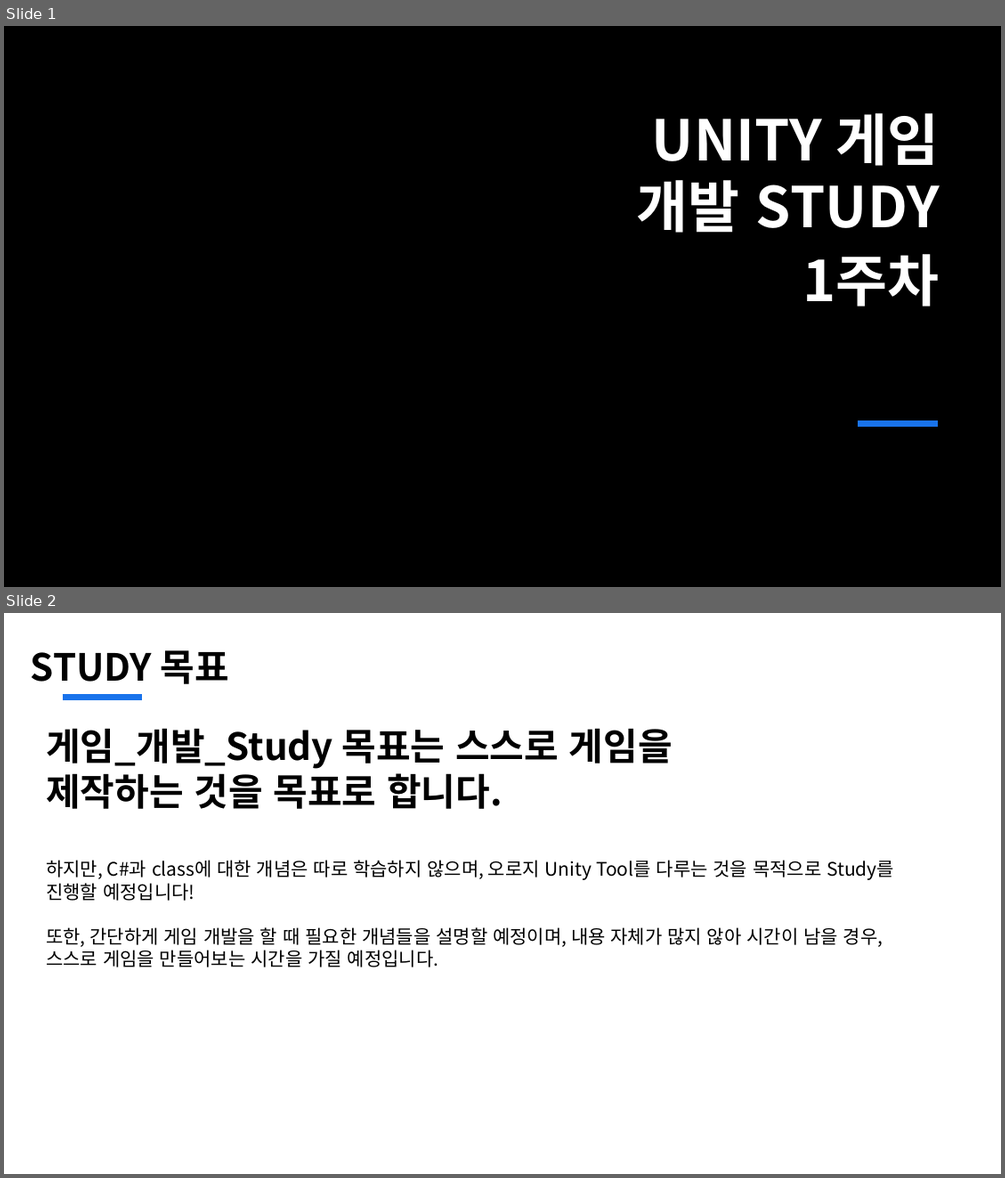
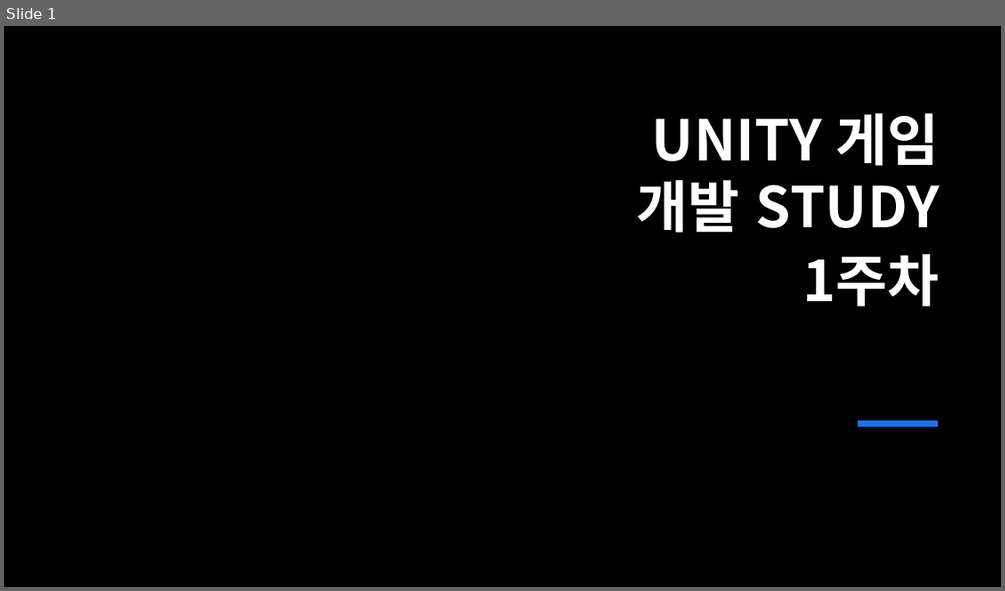
Before and after one commit to jsjin01/MJsec_Unity_Mentoring, a slide deck: MJsec_게임 개발 멘토링/MJsec_4주차.pptx. Shown one above the other, each under a label of ours: slides 1 and 2 before the commit, slide 1 after it. The pictures are 1005x1178 and 1005x591 pixels, drawn with LibreOffice and Linux fonts; fonts in the diff are those of the drawing; background and template pictures are left out. Boxes give left, top, right and bottom in pixels: in the first picture for what was removed or moved away, otherwise in the second. Text is boxed around its words. In the diff, an @@ line names an element or a change of style, - is before the commit and + after.

```diff
--- a/MJsec_게임 개발 멘토링/MJsec_4주차.pptx
+++ b/MJsec_게임 개발 멘토링/MJsec_4주차.pptx
@@ slide 2 removed at (4,613,1001,1174), background #FFFFFF @@
@@ text removed at (31,650,229,684) @@
-STUDY 목표
@@ line removed from (63, 698) to (142, 698) @@
@@ text removed at (46,728,894,967) @@
-게임_개발_Study 목표는 스스로 게임을
-제작하는 것을 목표로 합니다.
-하지만, C#과 class에 대한 개념은 따로 학습하지 않으며, 오로지 Unity Tool를 다루는 것을 목적으로 Study를 진행할 예정입니다!
-또한, 간단하게 게임 개발을 할 때 필요한 개념들을 설명할 예정이며, 내용 자체가 많지 않아 시간이 남을 경우, 스스로 게임을 만들어보는 시간을 가질 예정입니다.
```
Also in this commit, not shown: 13 slides added, 8 other slides removed, 12 other files.
